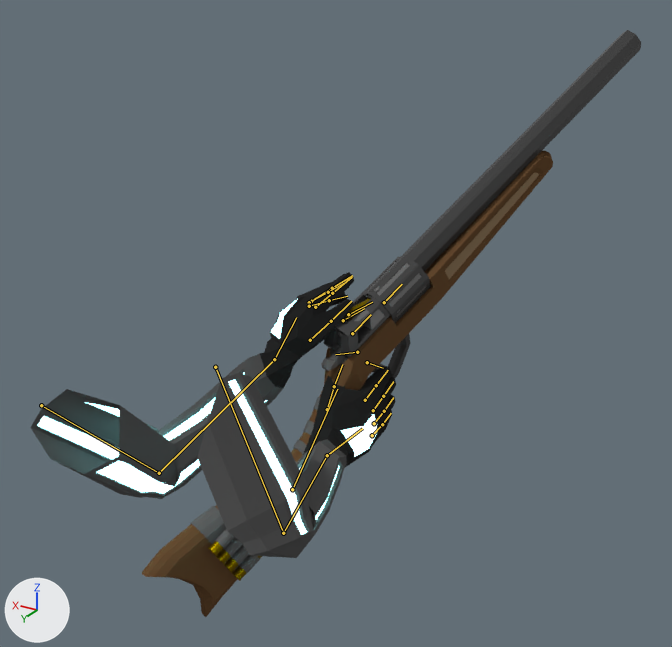
An edit to the Blender file Assets/weapons/raptor/raptorRigWarms.blend, drawn before and after from the same camera.
One viewpoint serves both versions: a 50 mm camera at (-40.3, 45.9, 22.8) aimed at (-4.0, -14.6, -7.5). Every picture has the same lights, and +X, +Y and +Z are marked at lower left. Both versions are drawn at frame 109 of the action 'ViewmodelArmatureAction.001'; the numbers are the values there. The bones that bend it are drawn over the model as lines.

The first picture shows 'Arms', 'gun'.
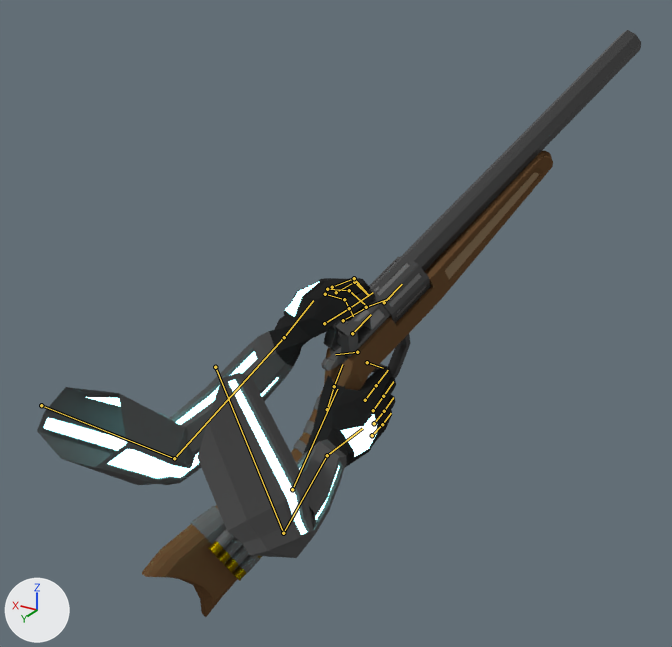
Edits to the scene script, one JSON object a line:
```json
{"block": "bone_handik_l", "where": "bone_handik_l = bpy.data.objects['ViewmodelArmature'].pose.bones['HandIK.L']  # child of 'root'"}
{"op": "set", "path": "bone_handik_l.location", "old": "(1.8, -2.83, -1.5)", "new": "(1.69, -2.57, -1.83)"}
{"op": "set", "path": "bone_handik_l.rotation_quaternion", "old": "(0.854, -0.072, -0.352, -0.376)", "new": "(0.893, -0.129, -0.31, -0.299)", "note": "degrees (11, -41, -52) -> degrees (-3, -39, -36)"}
{"block": "bone_index2_l", "where": "bone_index2_l = bpy.data.objects['ViewmodelArmature'].pose.bones['Index2.L']  # child of 'Index1.L'"}
{"op": "set", "path": "bone_index2_l.location", "old": "(0.0, 0.0, 0.0)", "new": "(-0.01, -0.01, 0.0)"}
{"op": "set", "path": "bone_index2_l.rotation_quaternion", "old": "(1.0, -0.001, 0.0, -0.001)", "new": "(0.826, -0.177, 0.102, -0.519)", "note": "degrees (0, 0, 0) -> degrees (-24, -1, -64)"}
{"block": "bone_middle2_l", "where": "bone_middle2_l = bpy.data.objects['ViewmodelArmature'].pose.bones['Middle2.L']  # child of 'Middle1.L'"}
{"op": "set", "path": "bone_middle2_l.rotation_quaternion", "old": "(1.0, 0.001, 0.0, 0.0)", "new": "(0.826, 0.542, 0.001, 0.132)", "note": "degrees (0, 0, 0) -> degrees (66, -8, 13)"}
{"block": "bone_ring1_l", "where": "bone_ring1_l = bpy.data.objects['ViewmodelArmature'].pose.bones['Ring1.L']  # child of 'Palm.L'"}
{"op": "set", "path": "bone_ring1_l.rotation_quaternion", "old": "(0.957, 0.052, -0.251, 0.137)", "new": "(0.914, 0.191, -0.225, 0.26)", "note": "degrees (2, -30, 16) -> degrees (16, -31, 27)"}
{"block": "bone_ring2_l", "where": "bone_ring2_l = bpy.data.objects['ViewmodelArmature'].pose.bones['Ring2.L']  # child of 'Ring1.L'"}
{"op": "set", "path": "bone_ring2_l.rotation_quaternion", "old": "(1.0, 0.0, 0.0, 0.0)", "new": "(0.937, 0.273, -0.009, 0.141)", "note": "degrees (0, 0, 0) -> degrees (32, -6, 15)"}
{"block": "bone_pinky1_l", "where": "bone_pinky1_l = bpy.data.objects['ViewmodelArmature'].pose.bones['Pinky1.L']  # child of 'Palm.L'"}
{"op": "set", "path": "bone_pinky1_l.rotation_quaternion", "old": "(0.956, -0.018, -0.112, 0.272)", "new": "(0.899, -0.007, -0.073, 0.422)", "note": "degrees (-6, -12, 32) -> degrees (-4, -7, 51)"}
{"block": "bone_pinky2_l", "where": "bone_pinky2_l = bpy.data.objects['ViewmodelArmature'].pose.bones['Pinky2.L']  # child of 'Pinky1.L'"}
{"op": "set", "path": "bone_pinky2_l.rotation_quaternion", "old": "(1.0, 0.0, 0.0, 0.0)", "new": "(0.889, -0.218, 0.013, -0.337)", "note": "degrees (0, 0, 0) -> degrees (-25, -7, -40)"}
```

Changed parts and their boxes (x1, y1, x2, y2) in the pictures (672 x 647 px):
```json
{"object": "Arms", "change": "posed", "before": [31, 272, 396, 558], "after": [37, 278, 396, 558]}
{"bone": "Index2.L", "before": "(332, 293) to (352, 277)", "after": "(354, 282) to (369, 296)"}
{"bone": "Middle2.L", "before": "(332, 288) to (352, 275)", "after": "(354, 278) to (368, 294)"}
{"bone": "Ring1.L", "before": "(309, 302) to (328, 292)", "after": "(327, 289) to (349, 290)"}
{"bone": "Ring2.L", "before": "(328, 292) to (347, 281)", "after": "(349, 290) to (365, 305)"}
{"bone": "Pinky1.L", "before": "(309, 306) to (329, 300)", "after": "(325, 294) to (344, 299)"}
{"bone": "Pinky2.L", "before": "(329, 300) to (347, 296)", "after": "(344, 299) to (353, 316)"}
```
